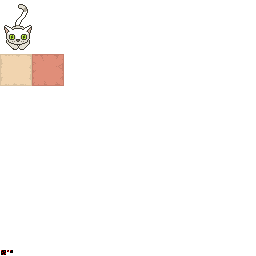
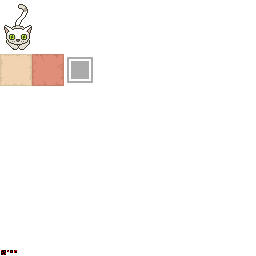
Layered file, before and after one edit (w=256, h=256). Changes by layer:
added layer "Layer 8" in group "spritesheet" over [10, 57, 93, 253]
